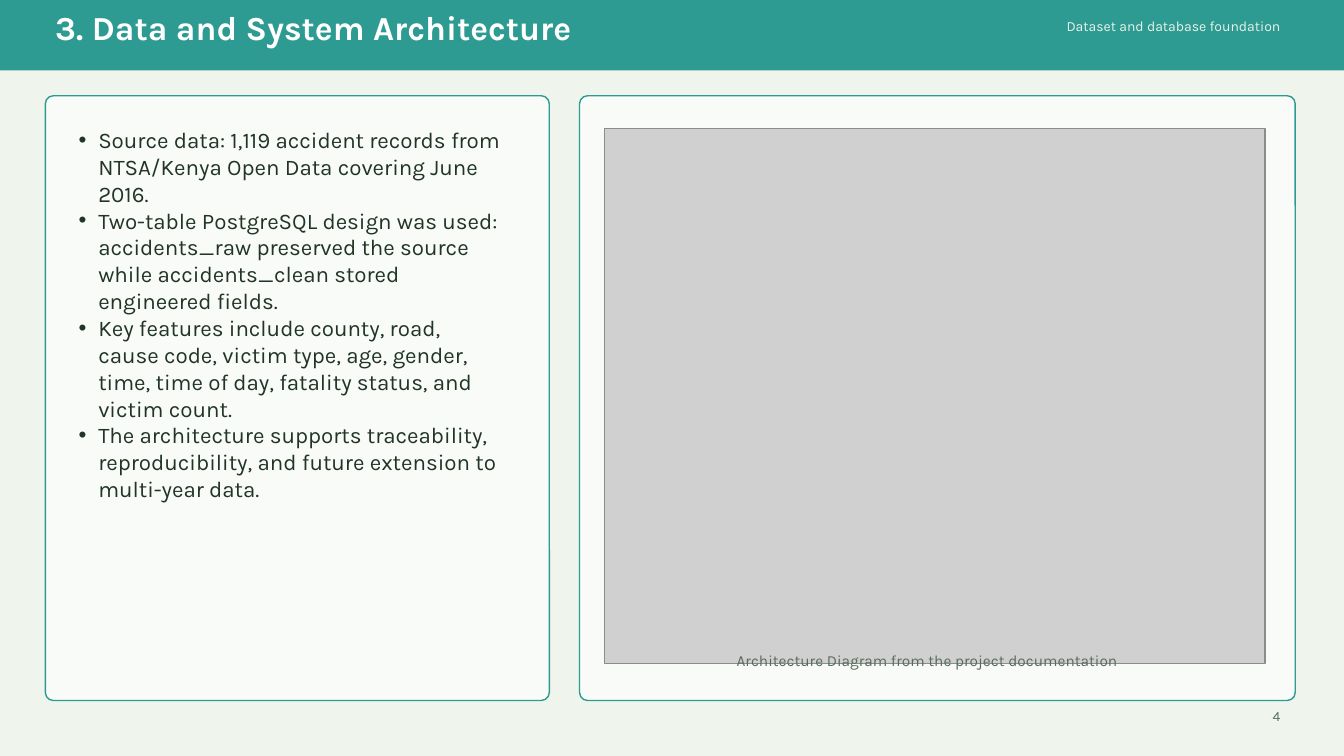
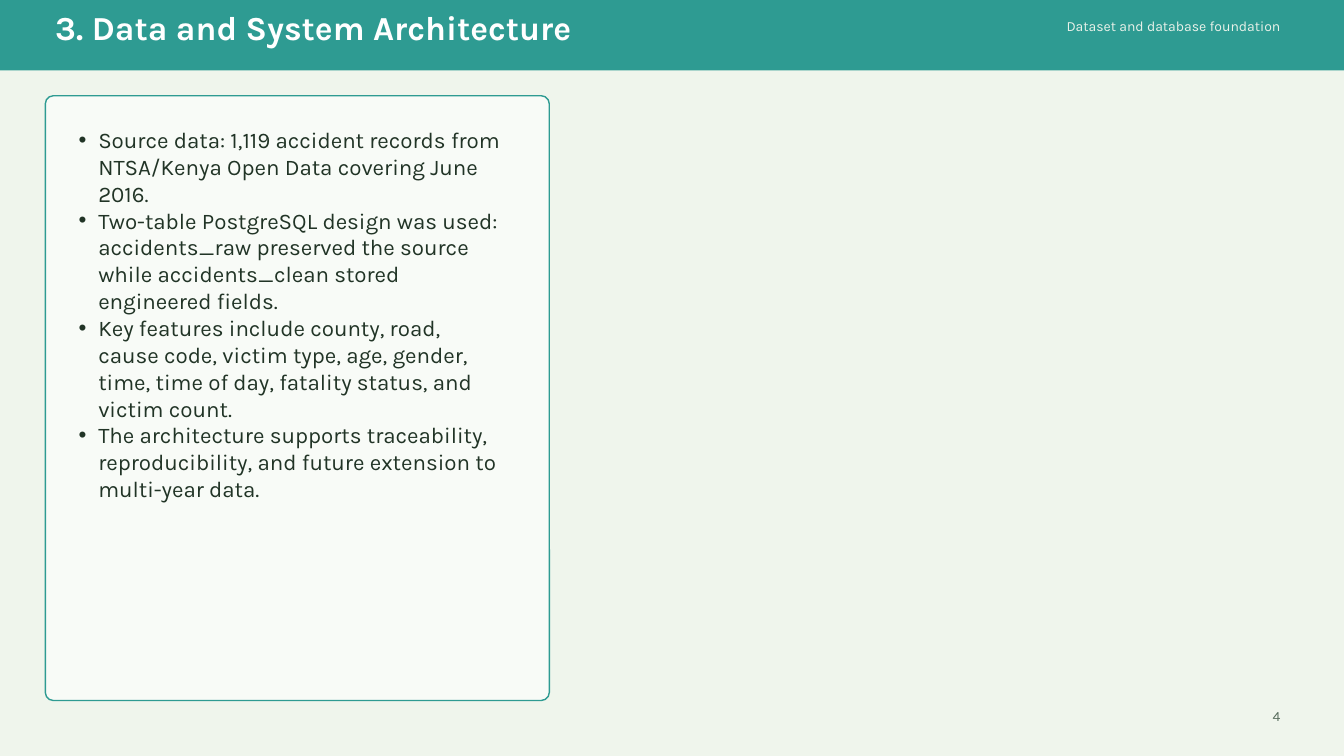
Before and after one commit to Robert837-sys/kenya-road-safety-project, a slide deck: slide 4 of report/Kenya_Road_Accident_Analytics_10_Slide_Deck_with_Members.pptx. Drawn at 1344x756 pixels with LibreOffice and Linux fonts; fonts in the diff are those of the drawing; grey boxes stand for pictures. Boxes give left, top, right and bottom in pixels: in the first picture for what was removed or moved away, otherwise in the second. Text is boxed around its words. In the diff, an @@ line names an element or a change of style, - is before the commit and + after.

Commit message:
end of project

```diff
--- a/report/Kenya_Road_Accident_Analytics_10_Slide_Deck_with_Members.pptx
+++ b/report/Kenya_Road_Accident_Analytics_10_Slide_Deck_with_Members.pptx
@@ rounded rectangle removed at (x1=580, y1=96, x2=1296, y2=701) @@
@@ picture removed at (x1=605, y1=129, x2=1265, y2=663) @@
@@ text removed at (x1=737, y1=655, x2=1117, y2=670) @@
-Architecture Diagram from the project documentation
```
Also in this commit, not shown: 3 other slides changed.
